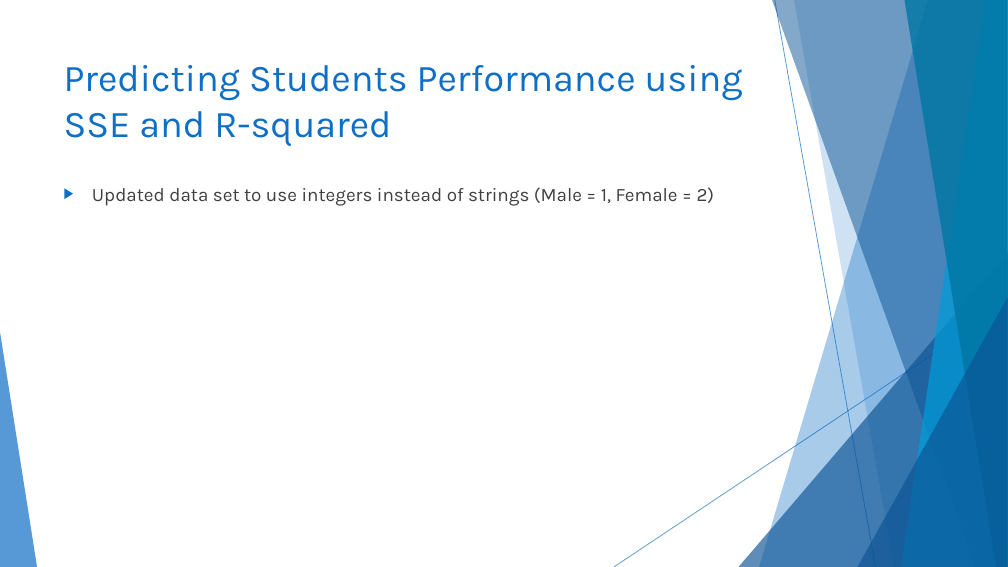
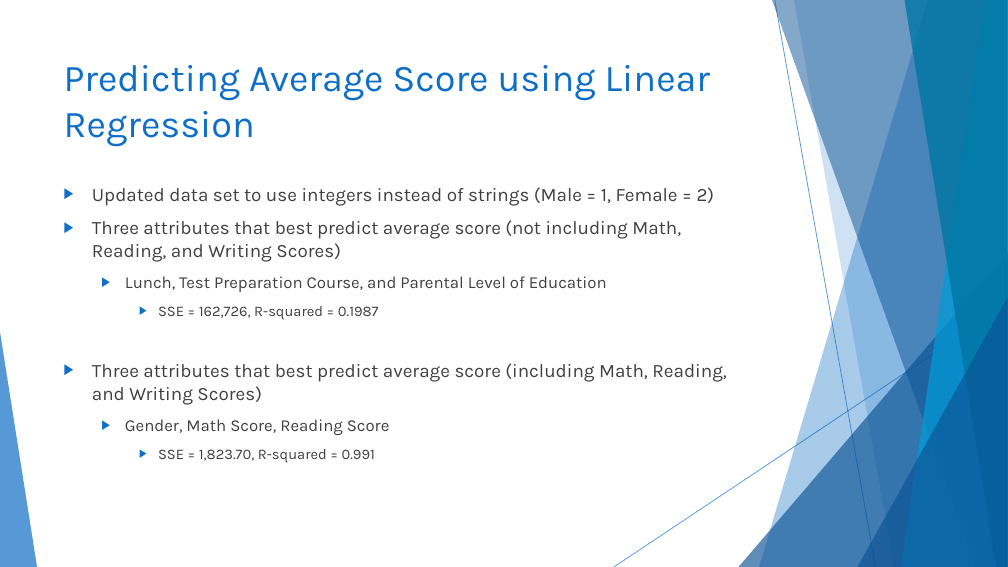
Before and after one commit to gurneykr/cs5665FinalProject, a slide deck: slide 4 of FinalProposal_KG.pptx. Drawn at 1008x567 pixels with LibreOffice and Linux fonts; fonts in the diff are those of the drawing. Boxes give left, top, right and bottom in pixels: in the first picture for what was removed or moved away, otherwise in the second. Text is boxed around its words. In the diff, an @@ line names an element or a change of style, - is before the commit and + after.

```diff
--- a/FinalProposal_KG.pptx
+++ b/FinalProposal_KG.pptx
@@ title at [64,65,711,146]: text changed @@
-Predicting Students Performance using SSE and R-squared
+Predicting Average Score using Linear Regression
@@ text at [92,220,726,463]: paragraphs added @@
+▶ Three attributes that best predict average score (not including Math, Reading, and Writing Scores)
+  ▶ Lunch, Test Preparation Course, and Parental Level of Education
+    ▶ SSE = 162,726, R-squared = 0.1987
+▶ Three attributes that best predict average score (including Math, Reading, and Writing Scores)
+  ▶ Gender, Math Score, Reading Score
+    ▶ SSE = 1,823.70, R-squared = 0.991
```
Also in this commit, not shown: 1 other slide changed, 1 other file.
